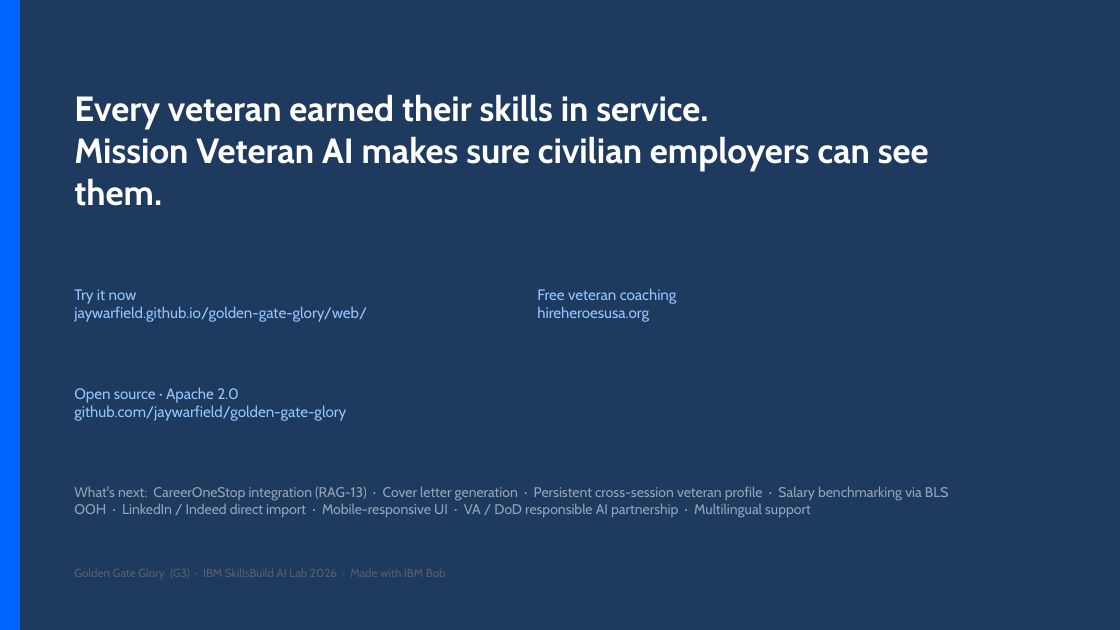
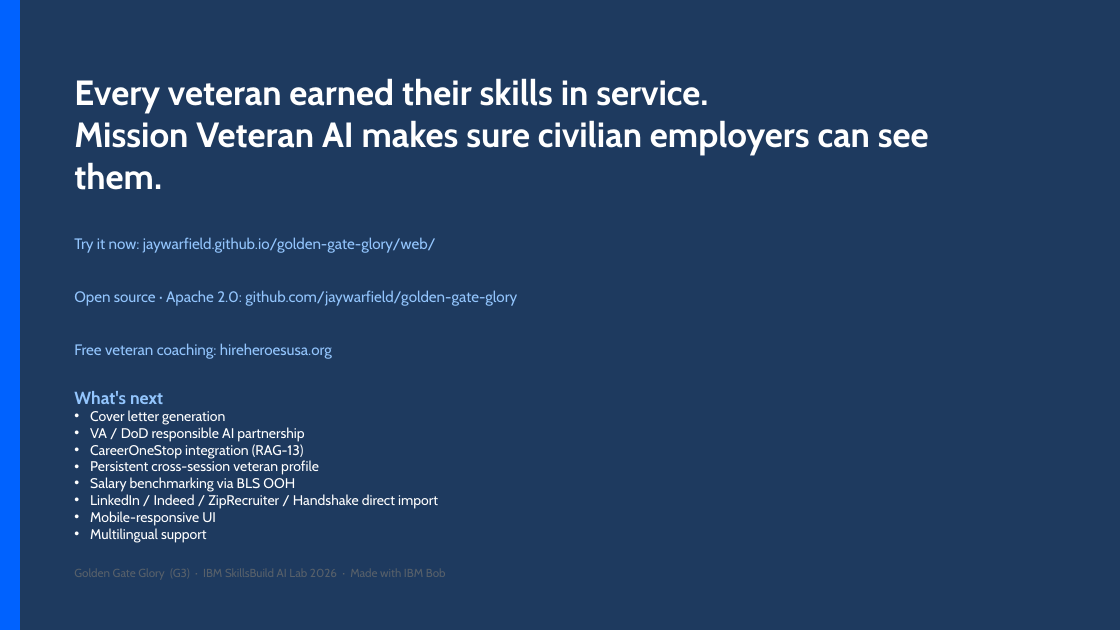
Before and after one commit to jaywarfield/golden-gate-glory, a slide deck: slide 7 of docs/images/source/mission-veteran-ai-final-presentation.pptx. Drawn at 1120x630 pixels with LibreOffice and Linux fonts; fonts in the diff are those of the drawing. Boxes give left, top, right and bottom in pixels: in the first picture for what was removed or moved away, otherwise in the second. Text is boxed around its words. In the diff, an @@ line names an element or a change of style, - is before the commit and + after.

```diff
--- a/docs/images/source/mission-veteran-ai-final-presentation.pptx
+++ b/docs/images/source/mission-veteran-ai-final-presentation.pptx
@@ text "Every veteran earned their skills ...": place and size @@
-text "Every veteran earned their skills ..." at bbox=[74, 94, 929, 206]
+text "Every veteran earned their skills ..." at bbox=[74, 78, 929, 190]
@@ text at bbox=[74, 237, 436, 253]: text changed @@
-Try it now
-jaywarfield.github.io/golden-gate-glory/web/
+Try it now: jaywarfield.github.io/golden-gate-glory/web/
@@ text at bbox=[74, 290, 517, 305]: text changed @@
-Open source · Apache 2.0
-github.com/jaywarfield/golden-gate-glory
+Open source · Apache 2.0: github.com/jaywarfield/golden-gate-glory
@@ text at bbox=[74, 343, 332, 359]: text changed @@
-Free veteran coaching
-hireheroesusa.org
+Free veteran coaching: hireheroesusa.org
@@ text at bbox=[74, 391, 438, 543]: text changed; text colour #94A3B8 to #FFFFFF @@
-What's next: CareerOneStop integration (RAG-13) · Cover letter generation · Persistent cross-session veteran profile · Salary benchmarking via BLS OOH · LinkedIn / Indeed direct import · Mobile-responsive UI · VA / DoD responsible AI partnership · Multilingual support
+What's next
+• Cover letter generation
+• VA / DoD responsible AI partnership
+• CareerOneStop integration (RAG-13)
+• Persistent cross-session veteran profile
+• Salary benchmarking via BLS OOH
+• LinkedIn / Indeed / ZipRecruiter / Handshake direct import
+• Mobile-responsive UI
+• Multilingual support
```
Also in this commit, not shown: 1 other slide changed, 1 other file.
